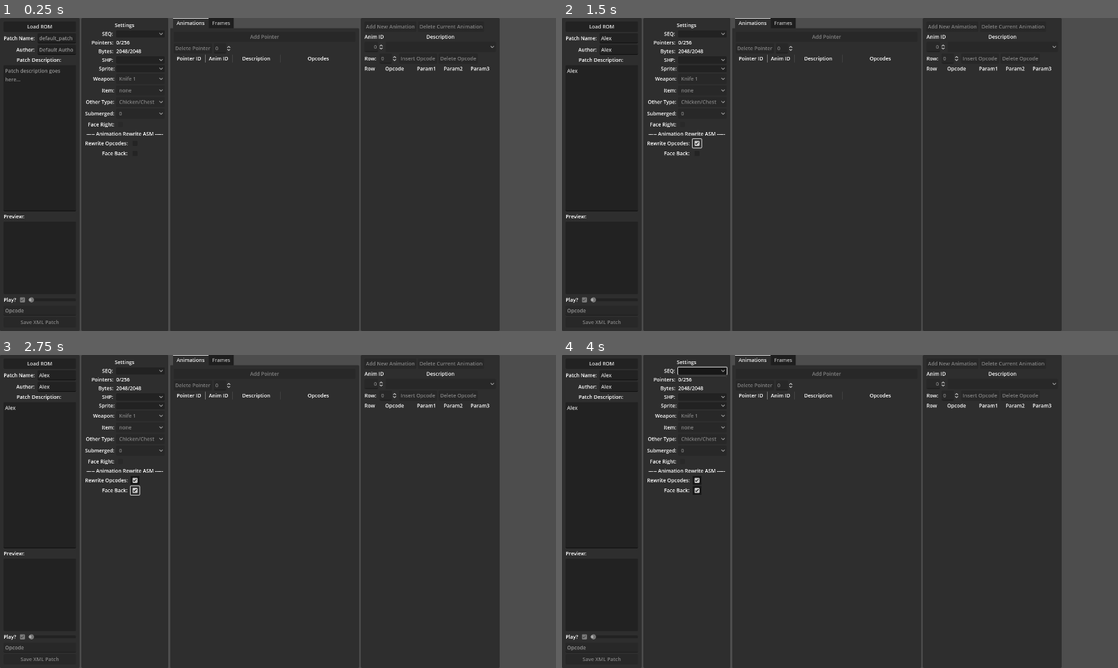
Above: before the commit, frames 1-4 (two rows, left to right).
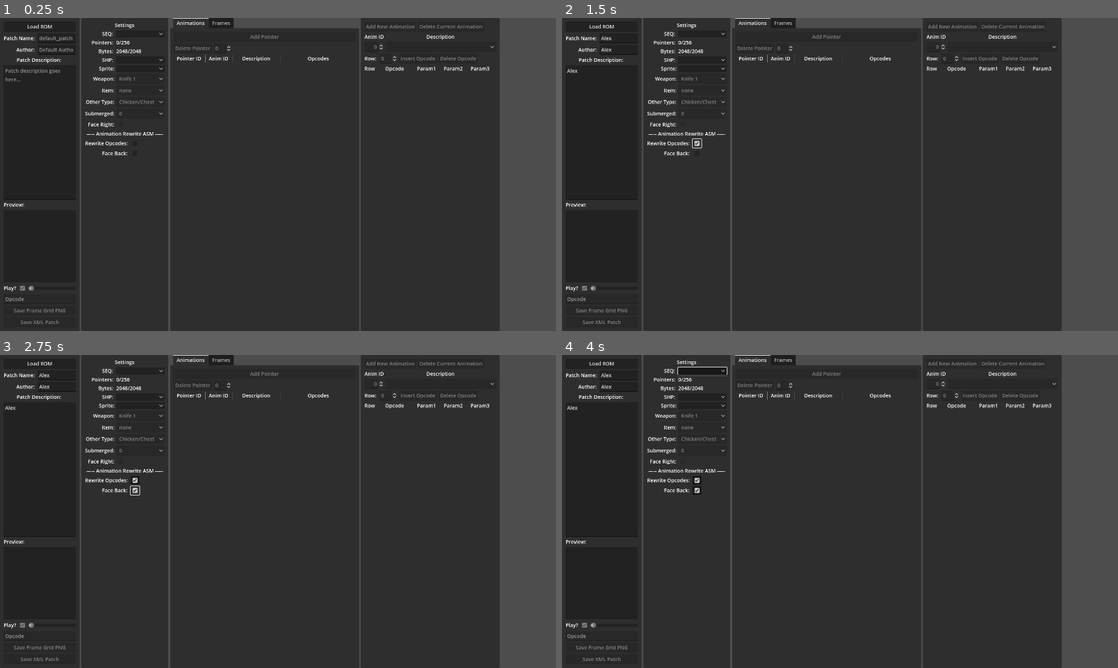
Above: after the commit, the same moments.

Repository: mrgudenheim/TacticsEngineG
Game: Godot game, scene res://src/fftae/fftae.tscn
Same seed, same stepped clock (60 frames per second), same inputs: the game is played once before the commit and once after it. This scene is started directly instead of the project's main scene.
Inputs (mouse positions are in pixels of both pictures, inside the frame that each line leads up to):
- Up to frame 1 (0.25 s): no input
- Up to frame 2 (1.5 s): click (617, 36) at 0.52 s; type "Alex" at 0.6 s; click (617, 49) at 0.75 s; type "Alex" at 0.83 s; click (600, 136) at 0.98 s; type "Alex" at 1.07 s; click (695, 143) at 1.25 s
- Up to frame 3 (2.75 s): click (133, 489) at 2 s
- Up to frame 4 (4 s): click "Load ROM" at 2.75 s; click (701, 370) at 3.5 s

The runs differ from the first frame. In frame 1, 0.2% of the frame differs, in the area x 0-12%, y 58-95%; in frame 2, 0.2%; in frame 3, 0.2%; in frame 4, 0.2%.
Error before the commit: Invalid access to property or key of type 'String' on a base object of type 'Dictionary'. (res://src/fftae/fftae.gd:36)
Error after the commit: Invalid access to property or key of type 'String' on a base object of type 'Dictionary'. (res://src/fftae/fftae.gd:38)

Commit message:
added FFTae ability to save frame_grid png

Diff:
--- a/src/fftae/fftae.gd
+++ b/src/fftae/fftae.gd
@@ -13,6 +13,8 @@
 @export var save_xml_dialog: FileDialog
 @export var save_seq_button: Button
 @export var save_seq_dialog: FileDialog
+@export var save_frame_grid_button: Button
+@export var save_frame_grid_dialog: FileDialog
 
 @export var animation_list_container: VBoxContainer
 @export var animation_list_row_tscn: PackedScene
@@ -100,6 +102,7 @@
 
 	save_xml_button.disabled = false
 	save_seq_button.disabled = false
+	save_frame_grid_button.disabled = false
 
 	# try to load defaults
 	UiManager.option_button_select_text(ui_manager.seq_options, "TYPE1.SEQ")
@@ -557,3 +560,14 @@
 func _on_animation_rewrite_check_toggled(toggled_on: bool) -> void:
 	Seq.load_opcode_data(toggled_on)
 	populate_opcode_list(opcode_list_container, ui_manager.animation_id_spinbox.value)
+
+
+func _on_save_frame_grid_pressed() -> void:
+	save_frame_grid_dialog.visible = true
+
+
+func _on_save_frame_grid_dialog_file_selected(path: String) -> void:
+	var frame_grid: Image = spr.create_frame_grid()
+	frame_grid.save_png(path)
+
+	save_frame_grid_dialog.visible = false
--- a/src/fftae/fftae.tscn
+++ b/src/fftae/fftae.tscn
@@ -14,7 +14,7 @@
 [sub_resource type="LabelSettings" id="LabelSettings_bugng"]
 font_size = 14
 
-[node name="FFTae" type="Control" node_paths=PackedStringArr …(112 unchanged characters)…  "save_seq_button", "save_seq_dialog", "animation_list_container", "opcode_list_container", "frame_list_container")]
+[node name="FFTae" type="Control" node_paths=PackedStringArr …(112 unchanged characters)…  "save_seq_button", "save_seq_dialog", "save_frame_grid_button", "save_frame_grid_dialog", "animation_list_container", "opcode_list_container", "frame_list_container")]
 layout_mode = 3
 anchors_preset = 15
 anchor_right = 1.0
@@ -31,6 +31,8 @@
 save_xml_dialog = NodePath("HBoxContainer/PatchPanel/MarginContainer/VBoxContainer/SaveAsXml/SaveXmlDialog")
 save_seq_button = NodePath("HBoxContainer/PatchPanel/MarginContainer/VBoxContainer/SaveAsSEQ")
 save_seq_dialog = NodePath("HBoxContainer/PatchPanel/MarginContainer/VBoxContainer/SaveAsSEQ/SaveSeqDialog")
+save_frame_grid_button = NodePath("HBoxContainer/PatchPanel/MarginContainer/VBoxContainer/SaveFrameGrid")
+save_frame_grid_dialog = NodePath("HBoxContainer/PatchPanel/MarginContainer/VBoxContainer/SaveFrameGrid/SaveFrameGridDialog")
 animation_list_container = NodePath("HBoxContainer/TabContainer/Animations/VBoxContainer/AnimationListScroll/AnimationList")
 animation_list_row_tscn = ExtResource("3_n0tn6")
 opcode_list_container = NodePath("HBoxContainer/AnimationEditor/MarginContainer/VBoxContainer/ScrollContainer/Opcodes")
@@ -194,6 +196,19 @@
 placeholder_text = "Opcode"
 editable = false
 
+[node name="SaveFrameGrid" type="Button" parent="HBoxContainer/PatchPanel/MarginContainer/VBoxContainer"]
+layout_mode = 2
+disabled = true
+text = "Save Frame Grid PNG"
+
+[node name="SaveFrameGridDialog" type="FileDialog" parent="HBoxContainer/PatchPanel/MarginContainer/VBoxContainer/SaveFrameGrid"]
+auto_translate_mode = 1
+initial_position = 1
+size = Vector2i(500, 400)
+access = 2
+filters = PackedStringArray("*.png")
+use_native_dialog = true
+
 [node name="SaveAsXml" type="Button" parent="HBoxContainer/PatchPanel/MarginContainer/VBoxContainer"]
 layout_mode = 2
 disabled = true
@@ -654,6 +669,8 @@
 [connection signal="file_selected" from="HBoxContainer/PatchPanel/MarginContainer/VBoxContainer/LoadSEQ/LoadFileDialog" to="." method="_on_load_file_dialog_file_selected"]
 [connection signal="toggled" from="HBoxContainer/PatchPanel/MarginContainer/VBoxContainer/SliderContainer/PlayCheckBox" to="HBoxContainer/PatchPanel/MarginContainer/VBoxContainer/PreviewContainer" method="_on_is_playing_check_box_toggled"]
 [connection signal="value_changed" from="HBoxContainer/PatchPanel/MarginContainer/VBoxContainer/SliderContainer/HSlider" to="HBoxContainer/PatchPanel/MarginContainer/VBoxContainer/PreviewContainer" method="_on_animation_h_slider_value_changed"]
+[connection signal="pressed" from="HBoxContainer/PatchPanel/MarginContainer/VBoxContainer/SaveFrameGrid" to="." method="_on_save_frame_grid_pressed"]
+[connection signal="file_selected" from="HBoxContainer/PatchPanel/MarginContainer/VBoxContainer/SaveFrameGrid/SaveFrameGridDialog" to="." method="_on_save_frame_grid_dialog_file_selected"]
 [connection signal="pressed" from="HBoxContainer/PatchPanel/MarginContainer/VBoxContainer/SaveAsXml" to="." method="_on_save_as_xml_pressed"]
 [connection signal="file_selected" from="HBoxContainer/PatchPanel/MarginContainer/VBoxContainer/SaveAsXml/SaveXmlDialog" to="." method="_on_save_xml_dialog_file_selected"]
 [connection signal="pressed" from="HBoxContainer/PatchPanel/MarginContainer/VBoxContainer/SaveAsSEQ" to="." method="_on_save_as_seq_pressed"]
--- a/src/file_formats/spr.gd
+++ b/src/file_formats/spr.gd
@@ -262,3 +262,22 @@
 			seq_name = "ARUTE.SHP"
 		7:
 			seq_name = "KANZEN.SEQ"
+
+
+func create_frame_grid(anim_idx: int = 0, other_idx: int = 0, wep_v_offset: int = 0, submerged_depth: int = 0) -> Image:
+	var shp: Shp = RomReader.shps[RomReader.file_records[shp_name].type_index]
+
+	var cell_width: int = shp.frame_size.x
+	var cell_height: int = shp.frame_size.y
+
+	var frame_grid: Image = Image.create_empty(cell_width * 16, cell_height * 16, false, Image.FORMAT_RGBA8)
+
+	for frame_idx: int in shp.frames.size():
+		var cell_x: int = frame_idx % 16
+		var cell_y: int = frame_idx / 16
+
+		var frame_image: Image = shp.get_assembled_frame(frame_idx, spritesheet, anim_idx, other_idx, wep_v_offset, submerged_depth)
+		frame_grid.blit_rect(frame_image, Rect2i(0, 0, frame_image.get_size().x, frame_image.get_size().y), Vector2i(cell_x * cell_width, cell_y * cell_height))
+
+
+	return frame_grid
